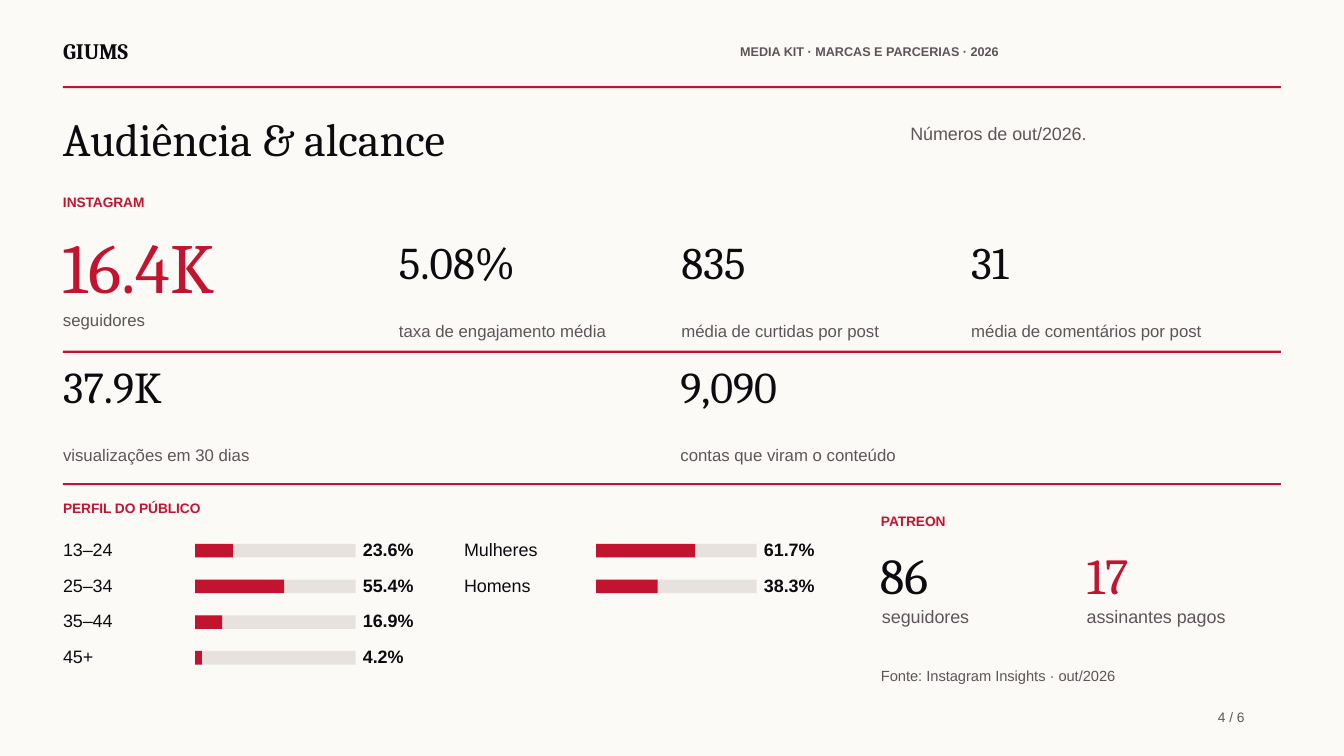
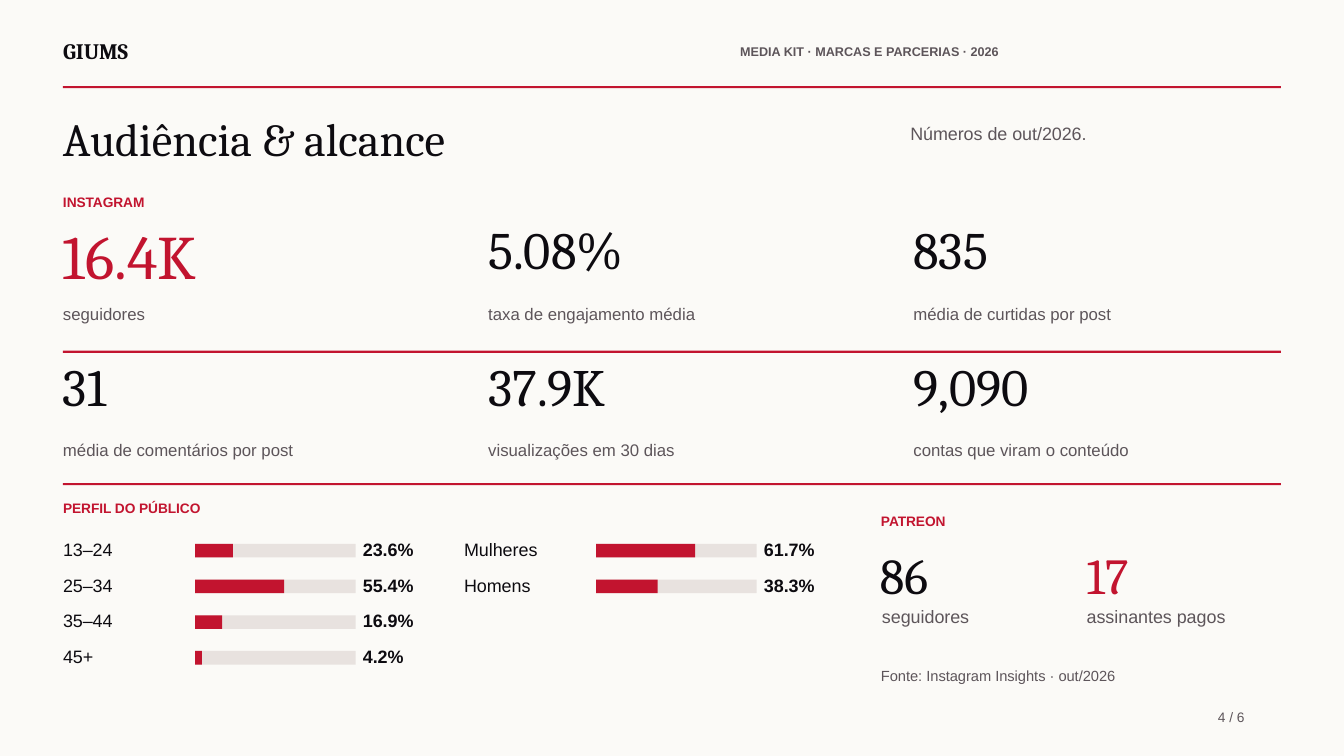
Before and after one commit to Biieru/GIUMS.Mediakit, a slide deck: slide 4 of GIUMS-MediaKit-PT.pptx. Drawn at 1344x756 pixels with LibreOffice and Linux fonts; fonts in the diff are those of the drawing. Boxes give left, top, right and bottom in pixels: in the first picture for what was removed or moved away, otherwise in the second. Text is boxed around its words. In the diff, an @@ line names an element or a change of style, - is before the commit and + after.

```diff
--- a/GIUMS-MediaKit-PT.pptx
+++ b/GIUMS-MediaKit-PT.pptx
@@ text "16.4K" at box(63, 237, 197, 280): size 50.2 to 44.2 pt @@
@@ text "5.08%": place and size @@
-text "5.08%" at box(399, 247, 515, 281)
+text "5.08%" at box(488, 232, 623, 272)
@@ text "835": place and size @@
-text "835" at box(681, 248, 745, 280)
+text "835" at box(913, 233, 988, 270)
@@ text "seguidores": place and size @@
-text "seguidores" at box(63, 314, 145, 330)
+text "seguidores" at box(63, 308, 145, 324)
@@ text "taxa de engajamento média": place and size @@
-text "taxa de engajamento média" at box(399, 324, 606, 341)
+text "taxa de engajamento média" at box(488, 307, 695, 324)
@@ text "média de curtidas por post": place and size @@
-text "média de curtidas por post" at box(681, 324, 879, 341)
+text "média de curtidas por post" at box(913, 307, 1111, 324)
@@ size 32.2 to 37.5 pt in 3 elements at box(488, 232, 623, 272), box(913, 233, 988, 270), box(63, 370, 106, 407) @@
@@ text "31": place and size @@
-text "31" at box(971, 248, 1008, 280)
+text "31" at box(63, 370, 106, 407)
@@ text "37.9K" at box(488, 370, 606, 407): size 31.5 to 37.5 pt @@
@@ text "37.9K": place and size @@
-text "37.9K" at box(63, 373, 162, 404)
+text "37.9K" at box(488, 370, 606, 407)
@@ text "9,090": place and size @@
-text "9,090" at box(680, 373, 777, 409)
+text "9,090" at box(913, 370, 1028, 413)
@@ text "9,090" at box(913, 370, 1028, 413): size 31.5 to 37.5 pt @@
@@ text "média de comentários por post": place and size @@
-text "média de comentários por post" at box(971, 324, 1202, 341)
+text "média de comentários por post" at box(63, 443, 293, 460)
@@ text "visualizações em 30 dias": place and size @@
-text "visualizações em 30 dias" at box(63, 449, 250, 465)
+text "visualizações em 30 dias" at box(488, 444, 675, 460)
@@ text "contas que viram o conteúdo": place and size @@
-text "contas que viram o conteúdo" at box(680, 448, 896, 465)
+text "contas que viram o conteúdo" at box(913, 443, 1129, 460)
```
Also in this commit, not shown: 1 other slide changed, 1 other file.
